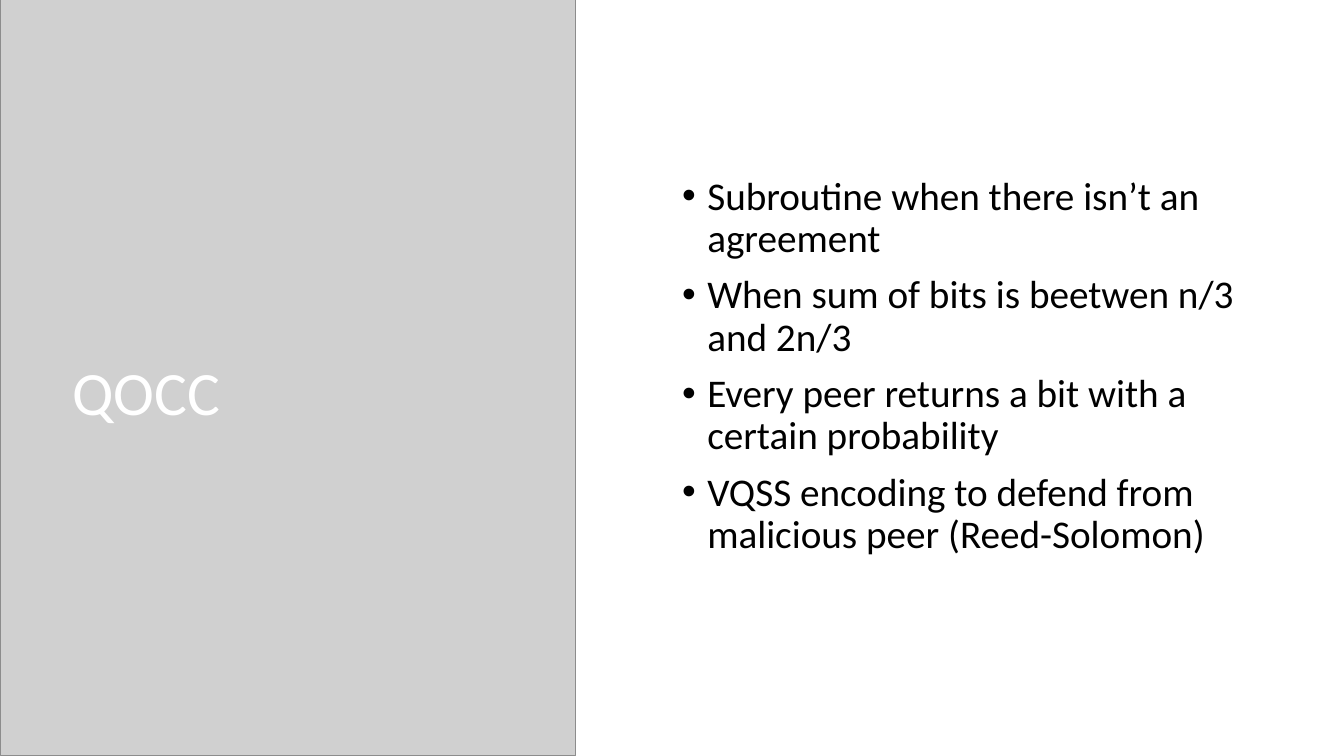
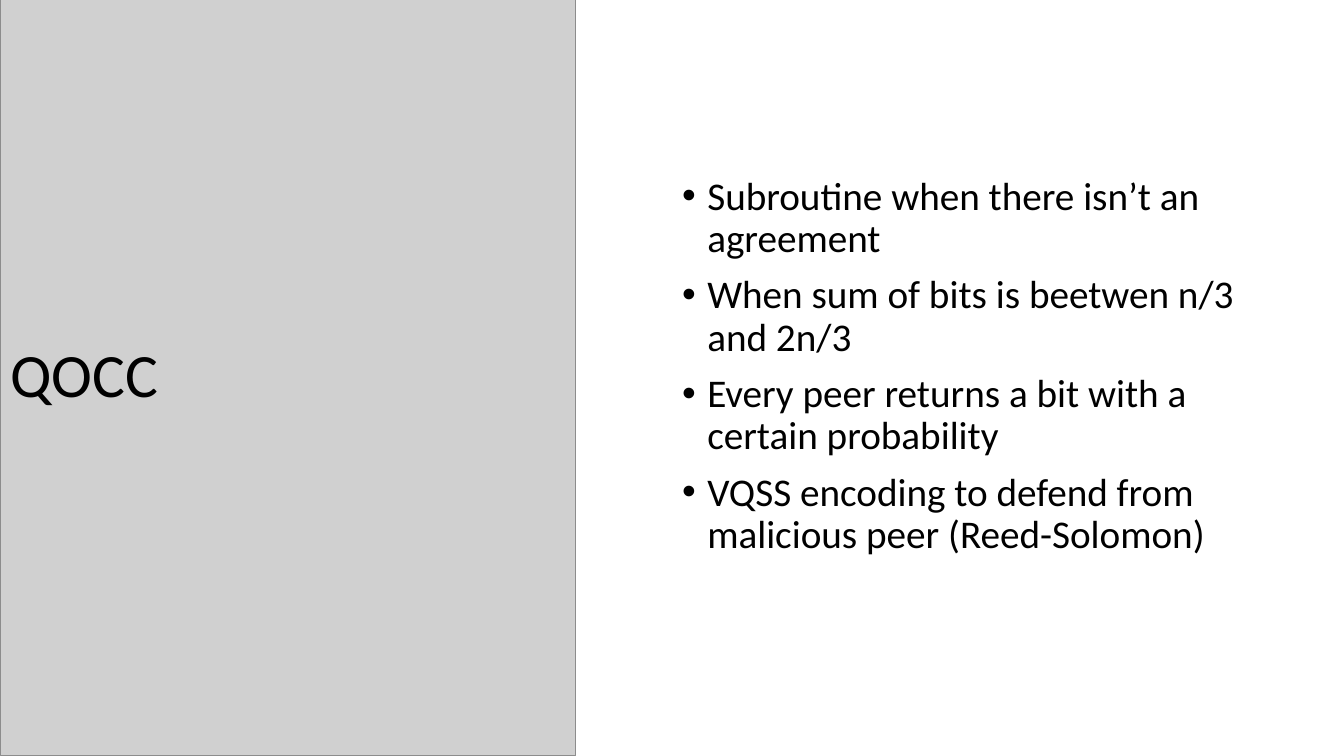
Before and after one commit to ado901/Quantum-Byzantine-Protocol, a slide deck: slide 4 of Fast Quantum Byzantine Agreement.pptx. Drawn at 1344x756 pixels with LibreOffice and Linux fonts; fonts in the diff are those of the drawing; grey boxes stand for pictures. Boxes give left, top, right and bottom in pixels: in the first picture for what was removed or moved away, otherwise in the second. Text is boxed around its words. In the diff, an @@ line names an element or a change of style, - is before the commit and + after.

```diff
--- a/Fast Quantum Byzantine Agreement.pptx
+++ b/Fast Quantum Byzantine Agreement.pptx
@@ title "QOCC": place and size @@
-title "QOCC" at (72, 375, 220, 423)
+title "QOCC" at (10, 357, 158, 405)
@@ title "QOCC" at (10, 357, 158, 405): text colour #FFFFFF to #000000 @@
```
Also in this commit, not shown: 1 other slide changed.
